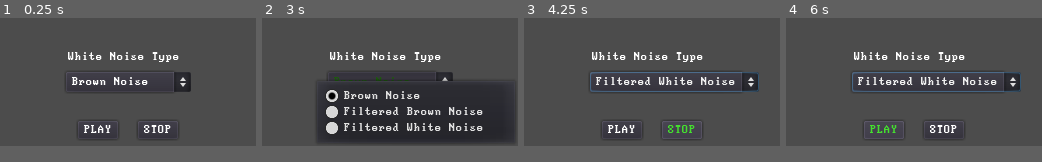
Above: before the commit, frames 1-4 (left to right).
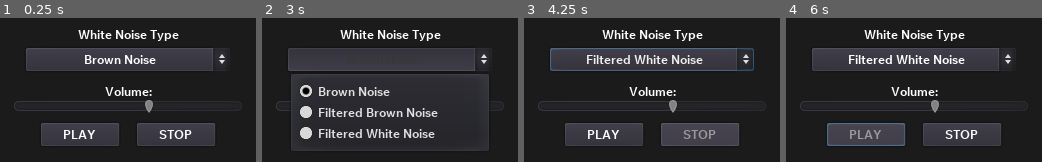
Above: after the commit, the same moments.

Repository: stixc/staticnoizer
Game: Godot game, scene res://app.tscn
Same seed, same stepped clock (60 frames per second), same inputs: the game is played once before the commit and once after it.
Inputs:
- Up to frame 1 (0.25 s): no input
- Up to frame 2 (3 s): click "PLAY" at 0.5 s; click "PLAY" at 1.25 s; click "STOP" at 2 s; click "Brown Noise" at 2.75 s
- Up to frame 3 (4.25 s): click "STOP" at 3.5 s
- Up to frame 4 (6 s): click "Filtered White Noise" at 4.25 s; click "Filtered White Noise" at 5 s; click "PLAY" at 5.75 s
In our replay, the window is 256x128 before the commit and 256x144 after it. These sizes can differ from the game's own. Grey fills any space a smaller window leaves; there, only what the larger window draws over its background counts as a difference.

The runs differ from the first frame. In frame 1, 70% of the frame differs, in the area x 0-100%, y 0-89%; in frame 2, 52%; in frame 3, 71%; in frame 4, 70%.

Commit message:
Varied changes
mainly made the app work after all this time, plus UI changes

Diff:
--- a/app.gd
+++ b/app.gd
@@ -7,27 +7,39 @@
 var NoiseType # what noise has been set
 onready var dropdown = $OptionButton # the dropdown menu
 
-func _ready():
+func _ready() -> void:
 	NoiseType = 0
+	change_sound()
 
 func _process(delta):
+	pass
+
+func change_sound():
 	if NoiseType == 0:
 		$StaticBrown.play()
-	if NoiseType == 1:
+	elif NoiseType == 1:
 		$StaticBrownFilt.play()
-	if NoiseType == 2:
+	elif NoiseType == 2:
 		$StaticFilt.play()
-
 
 func _on_OptionButton_item_selected(index):
 	var selc = index
 
 	if selc == 0:
 		NoiseType = 0
-	if selc == 1:
+		change_sound()
+		$StaticBrownFilt.stop()
+		$StaticFilt.stop()
+	elif selc == 1:
 		NoiseType = 1
-	if selc == 2:
+		change_sound()
+		$StaticBrown.stop()
+		$StaticBrown.stop()
+	elif selc == 2:
 		NoiseType = 2
+		change_sound()
+		$StaticBrown.stop()
+		$StaticBrownFilt.stop()
 
 
 func _on_Stop_button_up():
@@ -35,8 +47,5 @@
 	$StaticBrownFilt.stop()
 	$StaticFilt.stop()
 
-
-
-
 func _on_Play_button_up():
-	pass # Replace with function body.
+	change_sound()
--- a/app.tscn
+++ b/app.tscn
@@ -1,37 +1,57 @@
-[gd_scene load_steps=6 format=2]
+[gd_scene load_steps=7 format=2]
 
 [ext_resource path="res://app.gd" type="Script" id=1]
 [ext_resource path="res://theme.tres" type="Theme" id=2]
 [ext_resource path="res://static_brown.ogg" type="AudioStream" id=3]
 [ext_resource path="res://static_filtered.ogg" type="AudioStream" id=4]
 [ext_resource path="res://static_brown_filt.ogg" type="AudioStream" id=5]
+[ext_resource path="res://volume.gd" type="Script" id=6]
 
 [node name="app" type="Control"]
 anchor_right = 1.0
 anchor_bottom = 1.0
 script = ExtResource( 1 )
 
+[node name="ColorRect" type="ColorRect" parent="."]
+anchor_right = 1.0
+anchor_bottom = 1.0
+color = Color( 0.109804, 0.109804, 0.109804, 1 )
+
 [node name="Label" type="Label" parent="."]
 anchor_left = 0.5
 anchor_top = 0.5
 anchor_right = 0.5
 anchor_bottom = 0.5
-margin_left = -60.0
-margin_top = -31.0
-margin_right = 53.0
-margin_bottom = -17.0
+margin_left = -56.5
+margin_top = -64.5
+margin_right = 56.5
+margin_bottom = -47.5
 theme = ExtResource( 2 )
 text = "White Noise Type"
+align = 1
+
+[node name="Label2" type="Label" parent="."]
+anchor_left = 0.5
+anchor_top = 0.5
+anchor_right = 0.5
+anchor_bottom = 0.5
+margin_left = -24.5
+margin_top = -7.0
+margin_right = 24.5
+margin_bottom = 7.0
+theme = ExtResource( 2 )
+text = "Volume:"
+align = 1
 
 [node name="Play" type="Button" parent="."]
 anchor_left = 0.5
 anchor_top = 1.0
 anchor_right = 0.5
 anchor_bottom = 1.0
-margin_left = -50.0
-margin_top = -25.0
-margin_right = -10.0
-margin_bottom = -7.0
+margin_left = -87.2
+margin_top = -39.0
+margin_right = -8.8
+margin_bottom = -16.0
 theme = ExtResource( 2 )
 text = "PLAY"
 
@@ -40,10 +60,10 @@
 anchor_top = 1.0
 anchor_right = 0.5
 anchor_bottom = 1.0
-margin_left = 10.0
-margin_top = -25.0
-margin_right = 50.0
-margin_bottom = -7.0
+margin_left = 8.8
+margin_top = -39.0
+margin_right = 87.2
+margin_bottom = -16.0
 theme = ExtResource( 2 )
 text = "STOP"
 
@@ -52,24 +72,43 @@
 anchor_top = 0.5
 anchor_right = 0.5
 anchor_bottom = 0.5
-margin_left = -62.5
-margin_top = -10.0
-margin_right = 62.5
-margin_bottom = 10.0
+margin_left = -102.0
+margin_top = -42.0
+margin_right = 102.0
+margin_bottom = -22.0
 theme = ExtResource( 2 )
 text = "Brown Noise"
+align = 1
+icon_align = 1
 items = [ "Brown Noise", null, false, 0, null, "Filtered Brown Noise", null, false, 1, null, "Filtered White Noise", null, false, 2, null ]
 selected = 0
 
 [node name="StaticBrownFilt" type="AudioStreamPlayer" parent="."]
 stream = ExtResource( 5 )
+bus = "Noises"
 
 [node name="StaticBrown" type="AudioStreamPlayer" parent="."]
 stream = ExtResource( 3 )
+bus = "Noises"
 
 [node name="StaticFilt" type="AudioStreamPlayer" parent="."]
 stream = ExtResource( 4 )
+bus = "Noises"
+
+[node name="HSlider" type="HSlider" parent="."]
+anchor_left = 0.5
+anchor_top = 0.5
+anchor_right = 0.5
+anchor_bottom = 0.5
+margin_left = -114.0
+margin_top = 8.0
+margin_right = 114.0
+margin_bottom = 24.0
+max_value = 1.0
+step = 0.05
+script = ExtResource( 6 )
 
 [connection signal="button_up" from="Play" to="." method="_on_Play_button_up"]
 [connection signal="button_up" from="Stop" to="." method="_on_Stop_button_up"]
 [connection signal="item_selected" from="OptionButton" to="." method="_on_OptionButton_item_selected"]
+[connection signal="value_changed" from="HSlider" to="HSlider" method="_on_HSlider_value_changed"]
--- /dev/null
+++ b/default_bus_layout.tres
@@ -0,0 +1,9 @@
+[gd_resource type="AudioBusLayout" format=2]
+
+[resource]
+bus/1/name = "Noises"
+bus/1/solo = false
+bus/1/mute = false
+bus/1/bypass_fx = false
+bus/1/volume_db = -4.50411
+bus/1/send = "Master"
--- a/project.godot
+++ b/project.godot
@@ -16,13 +16,13 @@
 boot_splash/show_image=false
 boot_splash/fullsize=false
 boot_splash/use_filter=false
-boot_splash/bg_color=Color( 1, 1, 1, 1 )
+boot_splash/bg_color=Color( 0, 0, 0, 1 )
 config/icon="res://icon.png"
 
 [display]
 
 window/size/width=256
-window/size/height=128
+window/size/height=144
 window/size/resizable=false
 
 [gui]
--- a/theme.tres
+++ b/theme.tres
@@ -1,6 +1,6 @@
 [gd_resource type="Theme" load_steps=3 format=2]
 
-[ext_resource path="res://font/Perfect DOS VGA 437 Win.ttf" type="DynamicFontData" id=1]
+[ext_resource path="res://font/WixMadeforText-Bold.ttf" type="DynamicFontData" id=1]
 
 [sub_resource type="DynamicFont" id=1]
 size = 12
@@ -11,5 +11,12 @@
 default_font = SubResource( 1 )
 Button/colors/font_color = Color( 1, 1, 1, 1 )
 Button/colors/font_color_disabled = Color( 0.9, 0.9, 0.9, 0.2 )
-Button/colors/font_color_hover = Color( 0.270588, 0.882353, 0.184314, 1 )
-Button/colors/font_color_pressed = Color( 0.117647, 0.352941, 0.0588235, 1 )
+Button/colors/font_color_focus = Color( 0.94, 0.94, 0.94, 1 )
+Button/colors/font_color_hover = Color( 0.611765, 0.611765, 0.611765, 1 )
+Button/colors/font_color_pressed = Color( 0.219608, 0.219608, 0.219608, 1 )
+Button/constants/hseparation = 2
+Button/styles/disabled = null
+Button/styles/focus = null
+Button/styles/hover = null
+Button/styles/normal = null
+Button/styles/pressed = null
--- /dev/null
+++ b/volume.gd
@@ -0,0 +1,13 @@
+extends HSlider
+
+export var audio_bus_name := "Noises"
+
+onready var _bus := AudioServer.get_bus_index(audio_bus_name)
+
+
+func _ready() -> void:
+	value = db2linear(AudioServer.get_bus_volume_db(_bus))
+
+
+func _on_HSlider_value_changed(value: float) -> void:
+	AudioServer.set_bus_volume_db(_bus, linear2db(value))
Binary file removed: font/Perfect DOS VGA 437 Win.ttf
Binary file removed: font/Perfect DOS VGA 437.ttf
Binary file added: font/WixMadeforText-Bold.ttf
Binary file added: icon.ico
Not shown, added: custom.py
